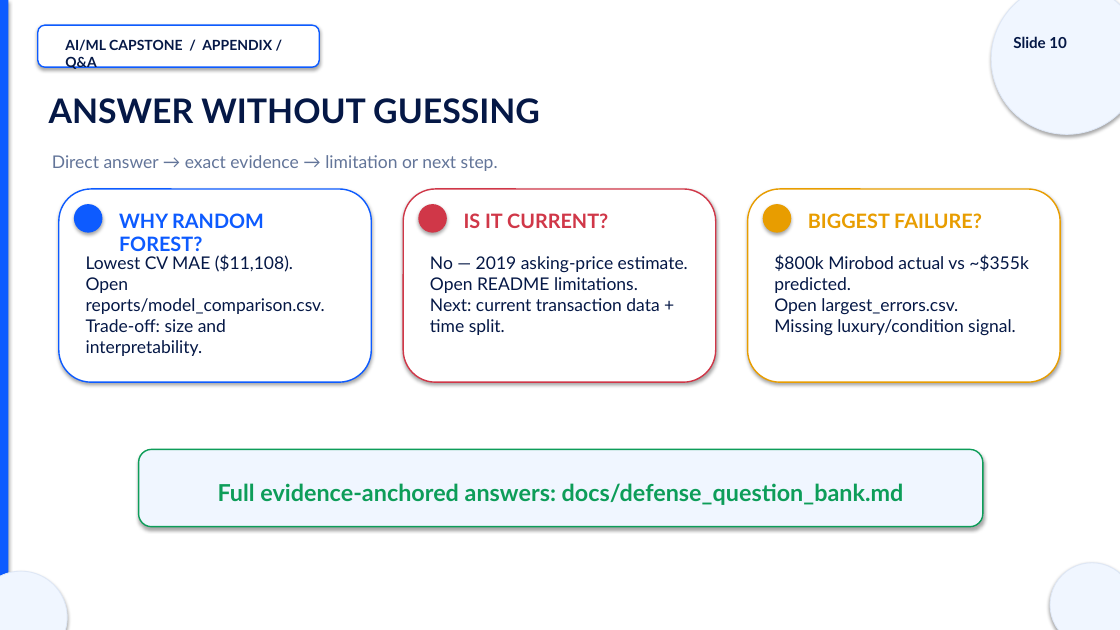
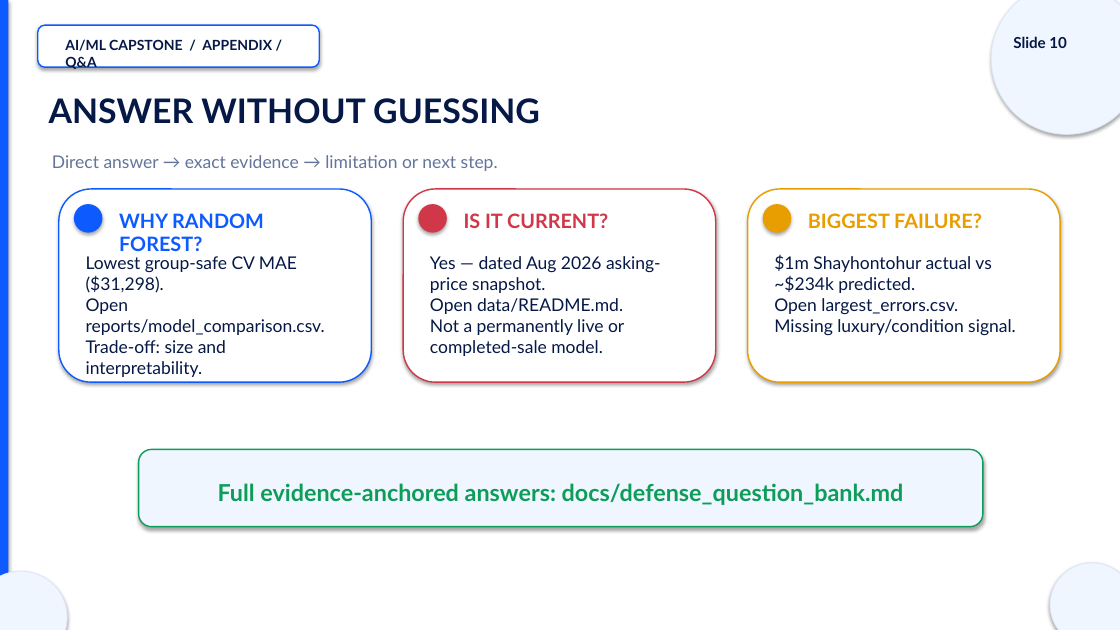
Before and after one commit to DilnuraHamdamova/tashkent-house-price-predictor, a slide deck: slide 10 of presentation/Tashkent_House_Price_Defense.pptx. Drawn at 1120x630 pixels with LibreOffice and Linux fonts; fonts in the diff are those of the drawing. Boxes give left, top, right and bottom in pixels: in the first picture for what was removed or moved away, otherwise in the second. Text is boxed around its words. In the diff, an @@ line names an element or a change of style, - is before the commit and + after.

Commit message:
Rebuild predictor with current 2026 apartment data

```diff
--- a/presentation/Tashkent_House_Price_Defense.pptx
+++ b/presentation/Tashkent_House_Price_Defense.pptx
@@ text at box(86, 256, 325, 377): text changed @@
-Lowest CV MAE ($11,108).
-Open reports/model_comparison.csv.
-Trade-off: size and interpretability.
+Lowest group-safe CV MAE ($31,298).
+Open reports/model_comparison.csv.
+Trade-off: size and interpretability.
@@ text at box(430, 256, 661, 356): text changed @@
-No — 2019 asking-price estimate.
-Open README limitations.
-Next: current transaction data + time split.
+Yes — dated Aug 2026 asking-price snapshot.
+Open data/README.md.
+Not a permanently live or completed-sale model.
@@ text at box(774, 254, 1016, 336): text changed @@
-$800k Mirobod actual vs ~$355k predicted.
-Open largest_errors.csv.
-Missing luxury/condition signal.
+$1m Shayhontohur actual vs ~$234k predicted.
+Open largest_errors.csv.
+Missing luxury/condition signal.
```
Also in this commit, not shown: 9 other slides changed, 40 other files.
